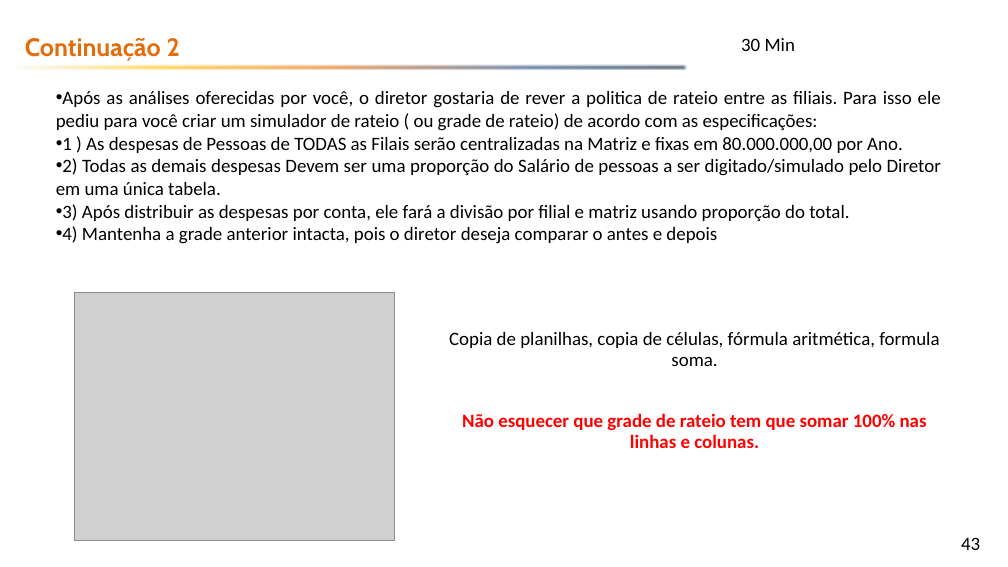
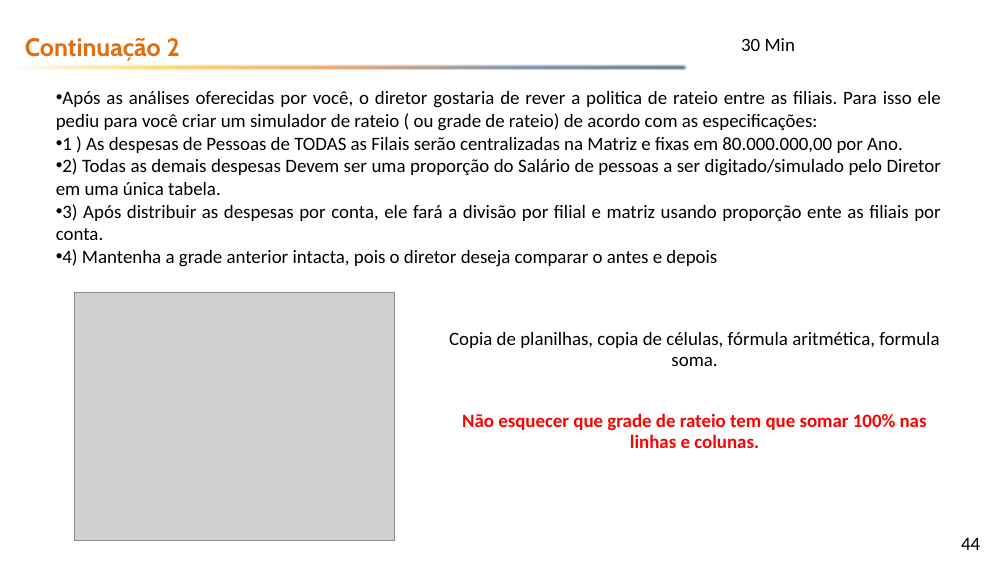
Before and after one commit to emerson-fenrir/Excel_Basico, a slide deck: slide 44 of Aula3.pptx (slide 43 before the commit). Drawn at 1008x567 pixels with LibreOffice and Linux fonts; fonts in the diff are those of the drawing; grey boxes stand for pictures; background and template pictures are left out. Boxes give left, top, right and bottom in pixels: in the first picture for what was removed or moved away, otherwise in the second. Text is boxed around its words. In the diff, an @@ line names an element or a change of style, - is before the commit and + after.

```diff
--- a/Aula3.pptx
+++ b/Aula3.pptx
@@ subtitle at (56,204,940,240): text changed @@
-• 3) Após distribuir as despesas por conta, ele fará a divisão por filial e matriz usando proporção do total.
+• 3) Após distribuir as despesas por conta, ele fará a divisão por filial e matriz usando proporção ente as filiais por conta.
@@ page number at (961,538,980,550): text changed @@
-43
+44
```
Also in this commit, not shown: 8 other slides changed, 1 slide added, 3 other files.
